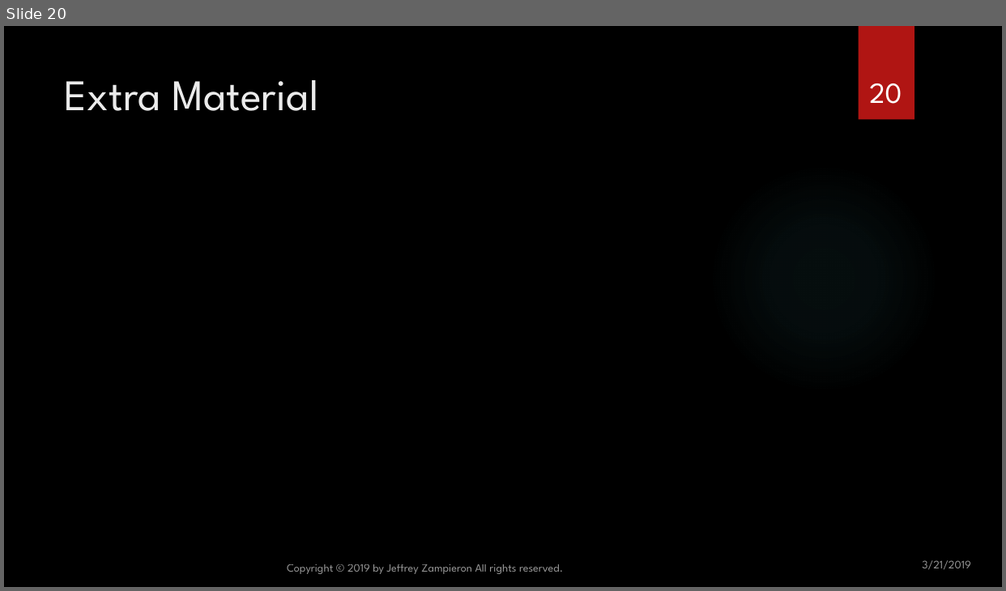
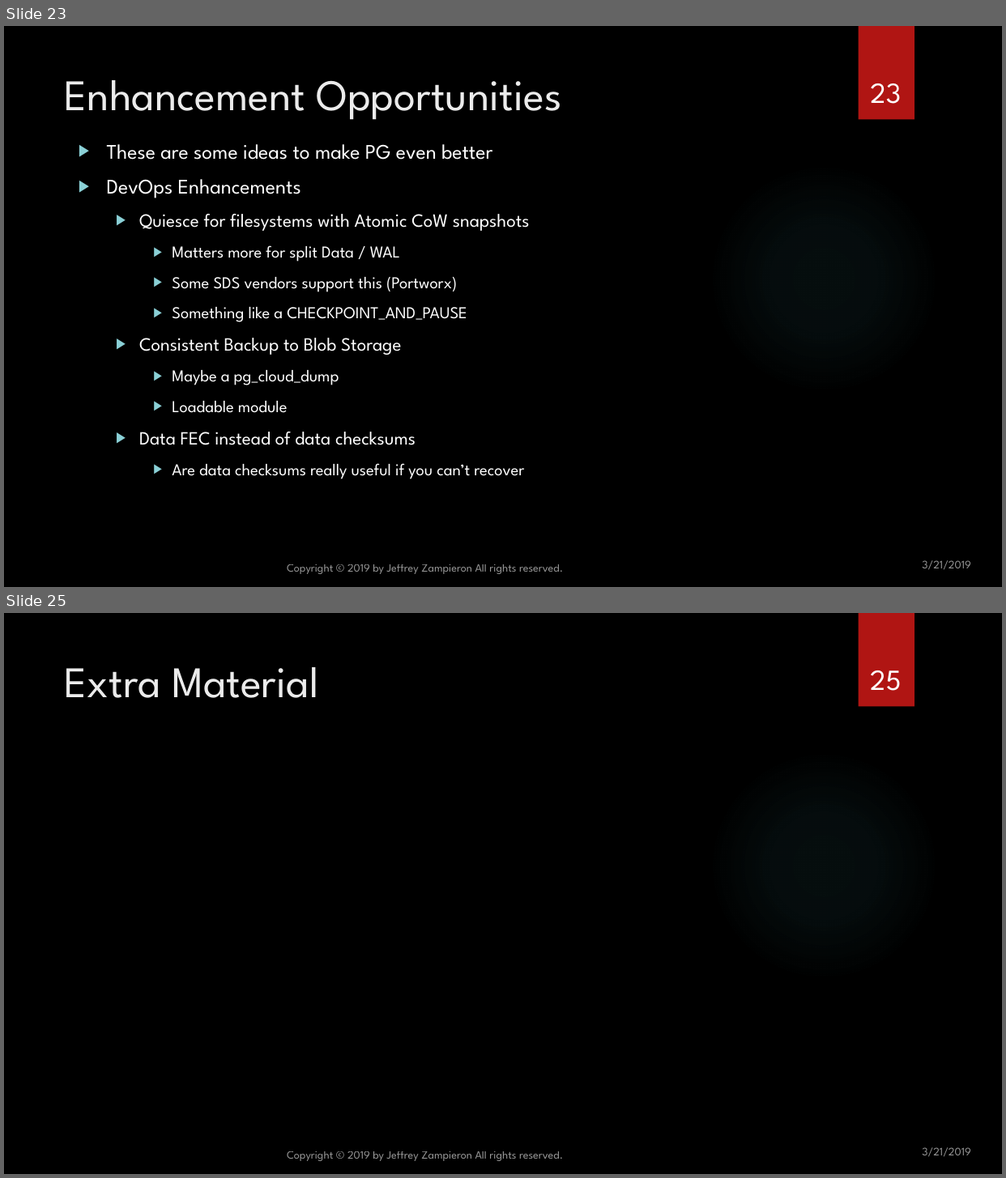
Before and after one commit to jzampieron/pgconf2019, a slide deck: presentation/JZ_PGConf2019.pptx. Shown one above the other, each under a label of ours: slide 20 before the commit, slides 23 and 25 after it; the slides between them are not shown. The pictures are 1006x591 and 1006x1178 pixels, drawn with LibreOffice and Linux fonts; fonts in the diff are those of the drawing; background and template pictures are left out. Boxes give left, top, right and bottom in pixels: in the first picture for what was removed or moved away, otherwise in the second. Text is boxed around its words. In the diff, an @@ line names an element or a change of style, - is before the commit and + after.

```diff
--- a/presentation/JZ_PGConf2019.pptx
+++ b/presentation/JZ_PGConf2019.pptx
@@ slide 23 added at [4, 26, 1002, 587], background picture (left out); not listed: 2 template elements that a slide beside it also shows @@
@@ title added at [65, 80, 561, 120], 42 pt, text #EBEBEB @@
+Enhancement Opportunities
@@ page number added at [870, 84, 901, 104], 28 pt, text #FFFFFF @@
+23
@@ text added at [107, 144, 530, 480], 16 pt, text #FFFFFF @@
+▶ These are some ideas to make PG even better
+▶ DevOps Enhancements
+  ▶ Quiesce for filesystems with Atomic CoW snapshots
+    ▶ Matters more for split Data / WAL
+    ▶ Some SDS vendors support this (Portworx)
+    ▶ Something like a CHECKPOINT_AND_PAUSE
+  ▶ Consistent Backup to Blob Storage
+    ▶ Maybe a pg_cloud_dump
+    ▶ Loadable module
+  ▶ Data FEC instead of data checksums
+    ▶ Are data checksums really useful if you can’t recover
@@ text added at [287, 565, 563, 574], 11 pt, text #FFFFFF at 60% opacity @@
+Copyright © 2019 by Jeffrey Zampieron All rights reserved.
@@ text added at [922, 561, 970, 570], 11 pt, text #FFFFFF at 60% opacity @@
+3/21/2019
@@ what was slide 20 is now slide 25 @@
@@ page number at [870, 671, 901, 691]: text changed @@
-20
+25
```
Also in this commit, not shown: 6 slides changed, 4 other slides added, 1 other file.
